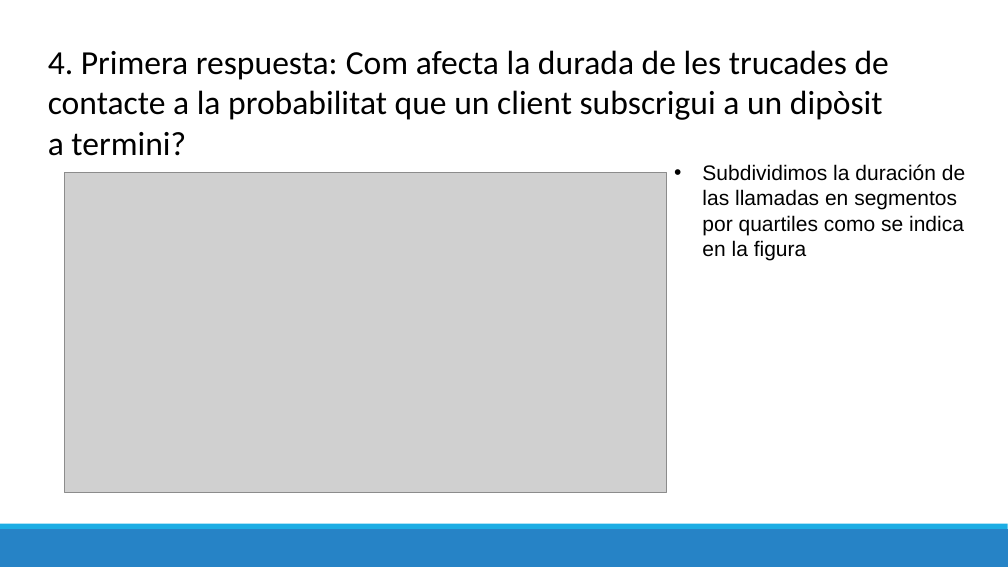
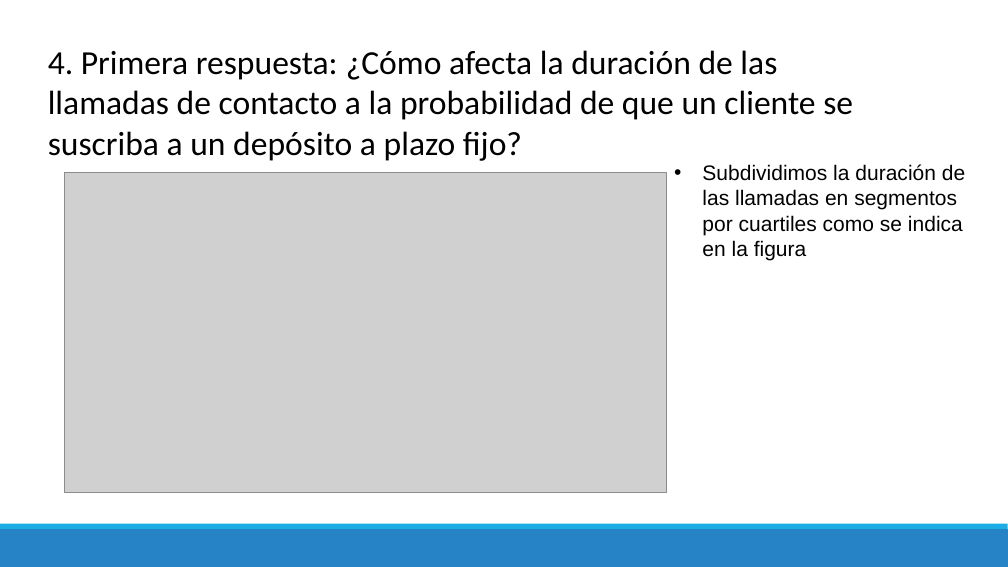
Before and after one commit to MarinaTorba/PersonalDataProrjects, a slide deck: slide 6 of Equip_B/results/Marketing/20241012_Borrador_desafiament_1_Marketing.pptx. Drawn at 1008x567 pixels with LibreOffice and Linux fonts; fonts in the diff are those of the drawing; grey boxes stand for pictures. Boxes give left, top, right and bottom in pixels: in the first picture for what was removed or moved away, otherwise in the second. Text is boxed around its words. In the diff, an @@ line names an element or a change of style, - is before the commit and + after.

```diff
--- a/Equip_B/results/Marketing/20241012_Borrador_desafiament_1_Marketing.pptx
+++ b/Equip_B/results/Marketing/20241012_Borrador_desafiament_1_Marketing.pptx
@@ text at <box>48,50,853,161</box>: text changed @@
-4. Primera respuesta: Com afecta la durada de les trucades de contacte a la probabilitat que un client subscrigui a un dipòsit a termini?
+4. Primera respuesta: ¿Cómo afecta la duración de las llamadas de contacto a la probabilidad de que un cliente se suscriba a un depósito a plazo fijo?
@@ text at <box>702,164,965,260</box>: text changed @@
-• Subdividimos la duración de las llamadas en segmentos por quartiles como se indica en la figura
+• Subdividimos la duración de las llamadas en segmentos por cuartiles como se indica en la figura
```
Also in this commit, not shown: 2 other slides changed, 1 other file.
